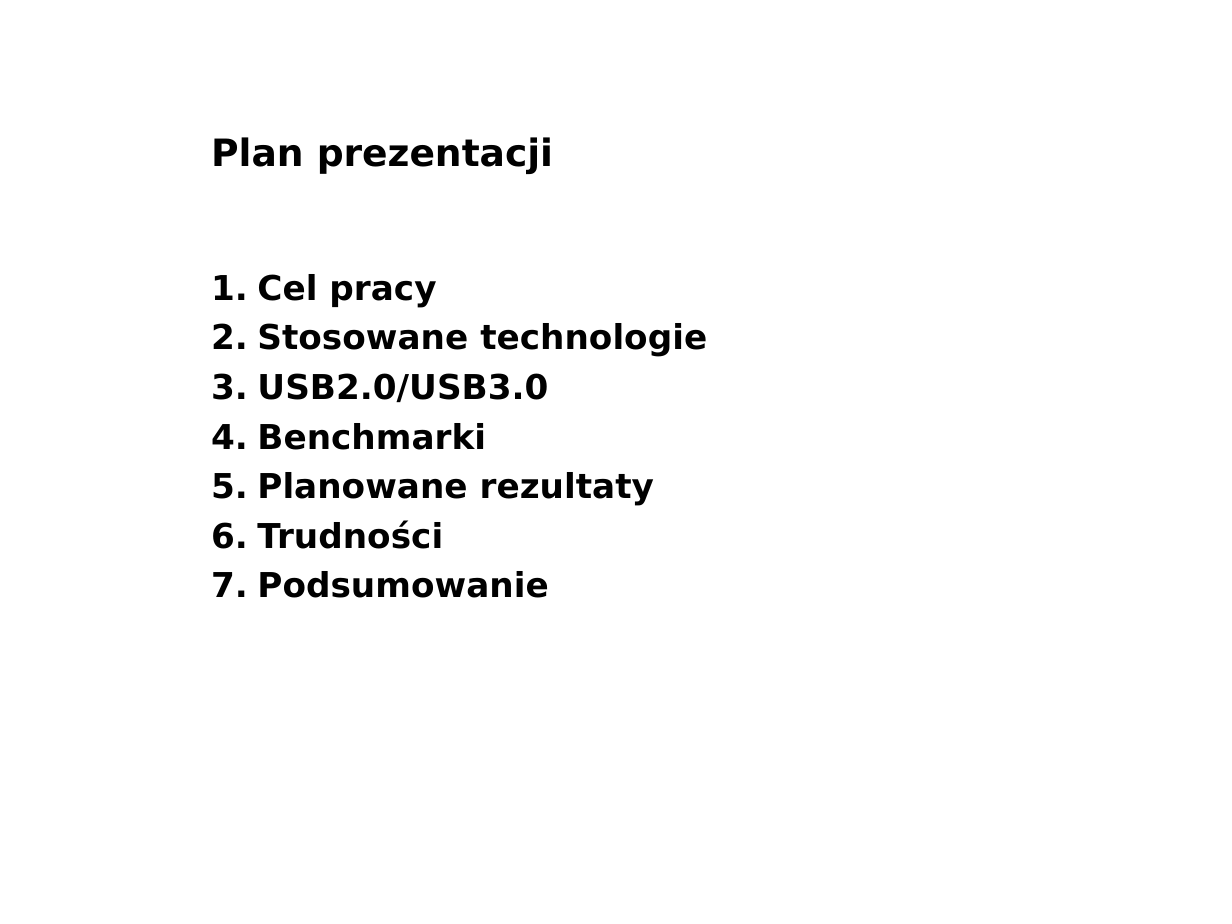
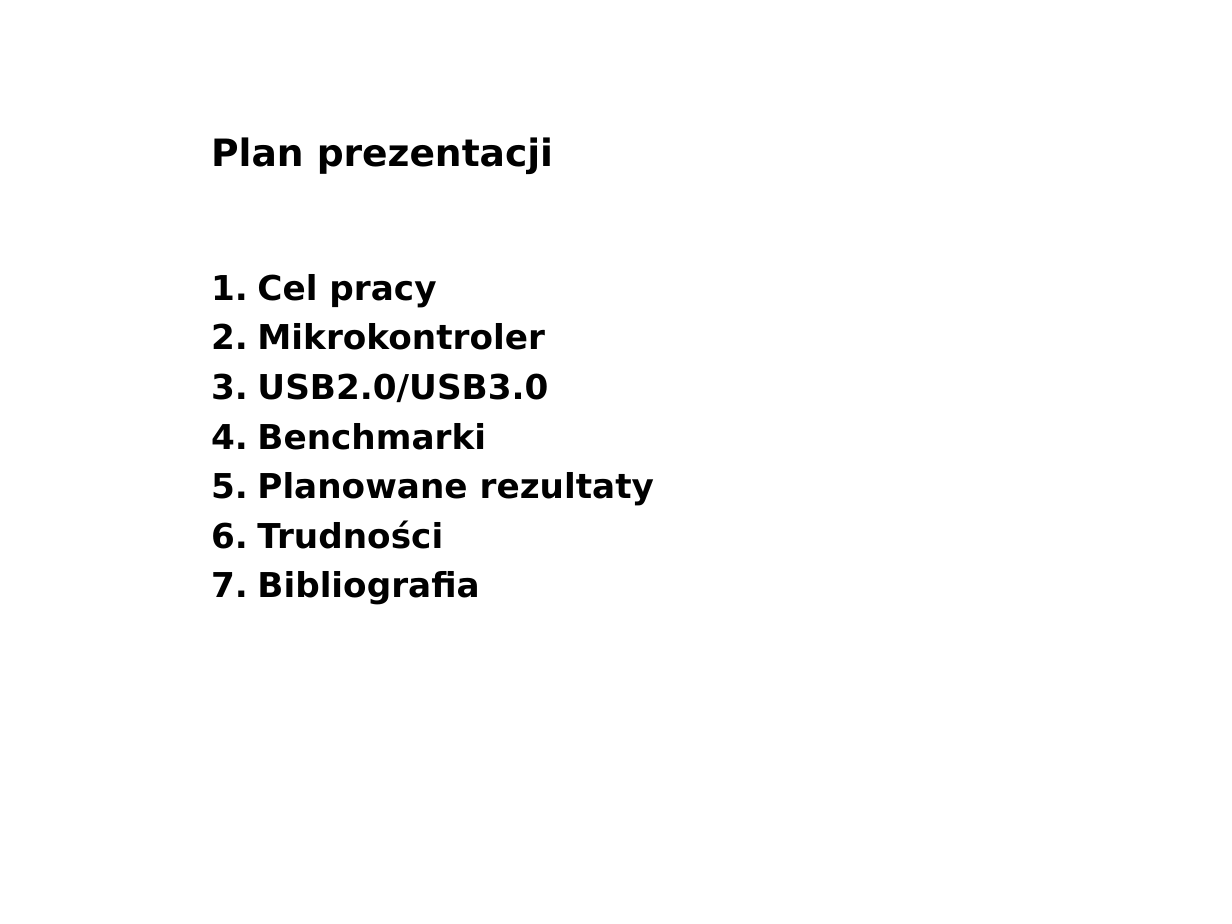
Before and after one commit to lpawlik91/USBSpeedTest, a slide deck: slide 2 of docs/seminaria1.ppt. Drawn at 1232x924 pixels with LibreOffice and Linux fonts; fonts in the diff are those of the drawing; background and template pictures are left out. Boxes give left, top, right and bottom in pixels: in the first picture for what was removed or moved away, otherwise in the second. Text is boxed around its words. In the diff, an @@ line names an element or a change of style, - is before the commit and + after.

```diff
--- a/docs/seminaria1.ppt
+++ b/docs/seminaria1.ppt
@@ text at <box>257,323,545,350</box>: text changed @@
-2. Stosowane technologie
+2. Mikrokontroler
@@ text at <box>257,571,479,605</box>: text changed @@
-7. Podsumowanie
+7. Bibliografia
```
Also in this commit, not shown: 1 other slide changed, 1 other file.
